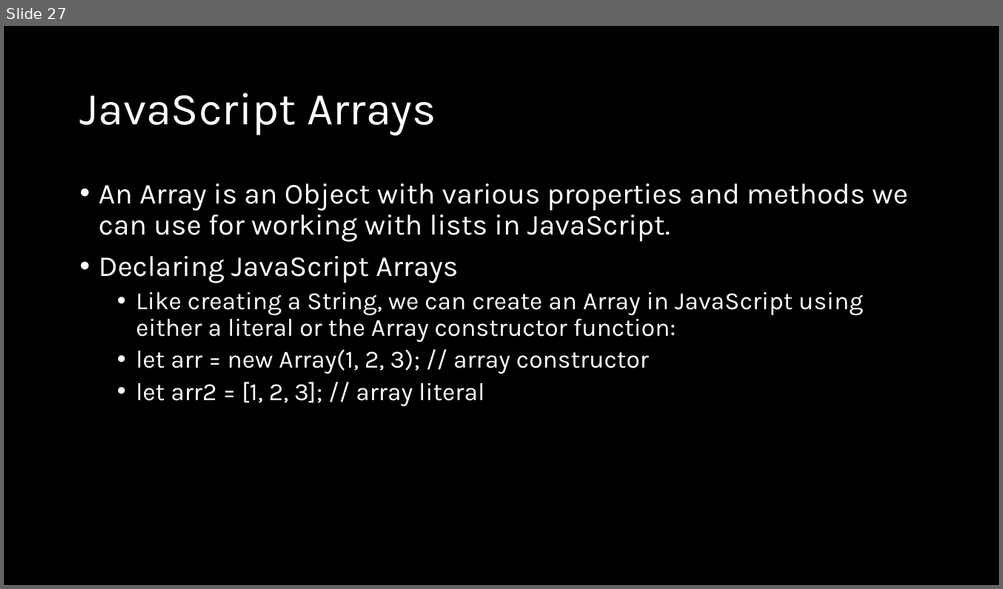
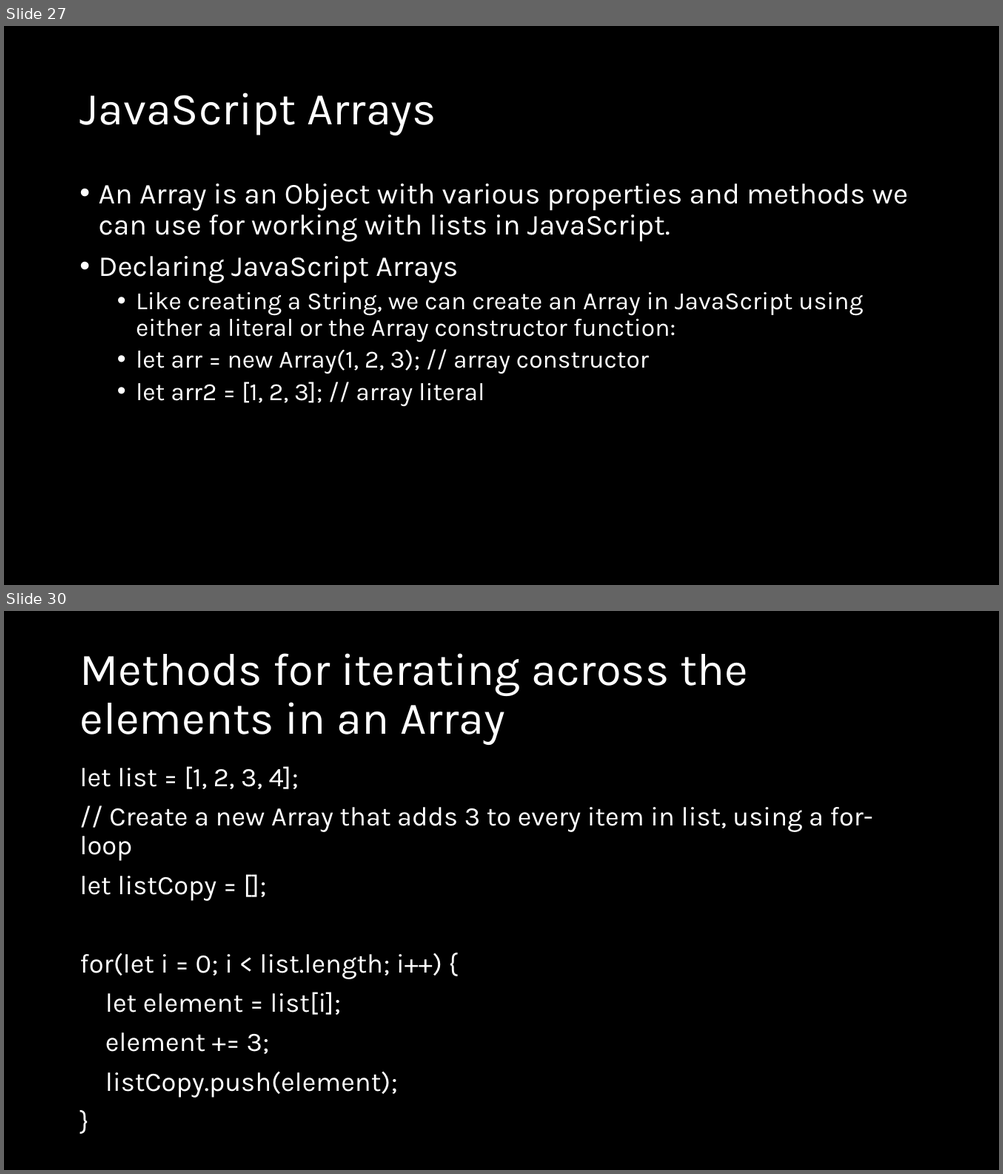
Before and after one commit to natiquekeyin/fall2024, a slide deck: JavaScript/Week3/Week3.pptx. Shown one above the other, each under a label of ours: slide 27 before the commit, slides 27 and 30 after it; the slides between them are not shown. The pictures are 1003x589 and 1003x1174 pixels, drawn with LibreOffice and Linux fonts; fonts in the diff are those of the drawing. Boxes give left, top, right and bottom in pixels: in the first picture for what was removed or moved away, otherwise in the second. Text is boxed around its words. In the diff, an @@ line names an element or a change of style, - is before the commit and + after.

```diff
--- a/JavaScript/Week3/Week3.pptx
+++ b/JavaScript/Week3/Week3.pptx
@@ slide 30 added at box(4, 611, 999, 1170), background #000000 @@
@@ title added at box(79, 653, 748, 745), 44 pt, text #FFFFFF @@
+Methods for iterating across the elements in an Array
@@ text added at box(79, 766, 873, 1098), 25.9 pt, text #FFFFFF @@
+let list = [1, 2, 3, 4];
+// Create a new Array that adds 3 to every item in list, using a for-loop
+let listCopy = [];
+for(let i = 0; i < list.length; i++) {
+let element = list[i];
+element += 3;
+listCopy.push(element);
+}
```
Also in this commit, not shown: 1 slide changed, 6 other slides added, 1 other file.
